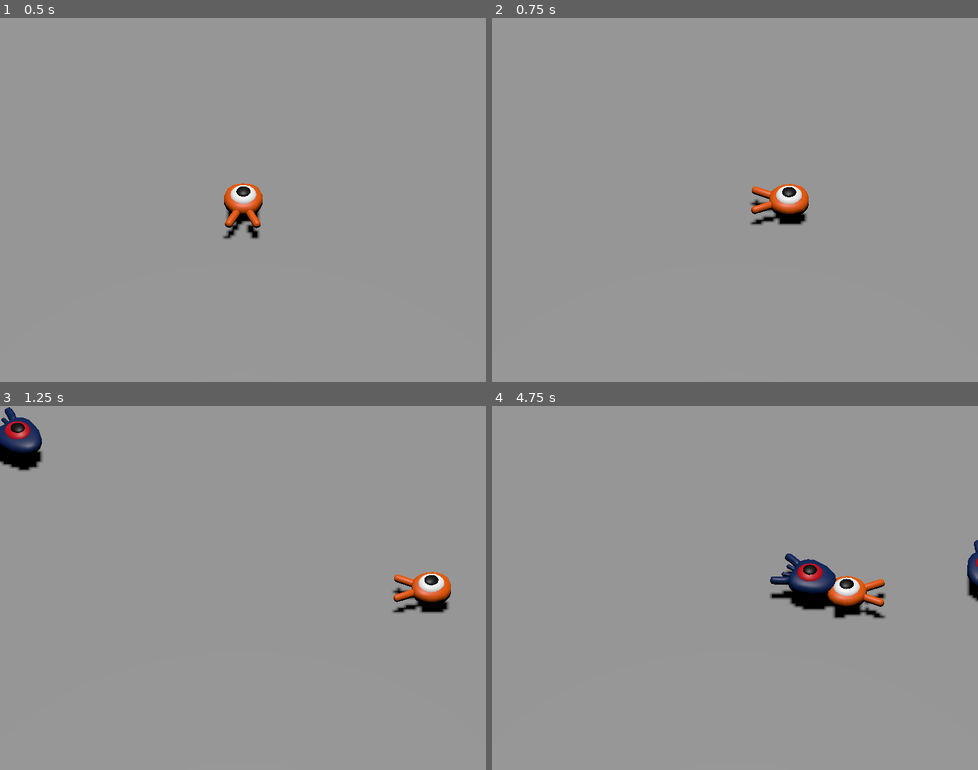
Above: before the commit, frames 1-4 (two rows, left to right).
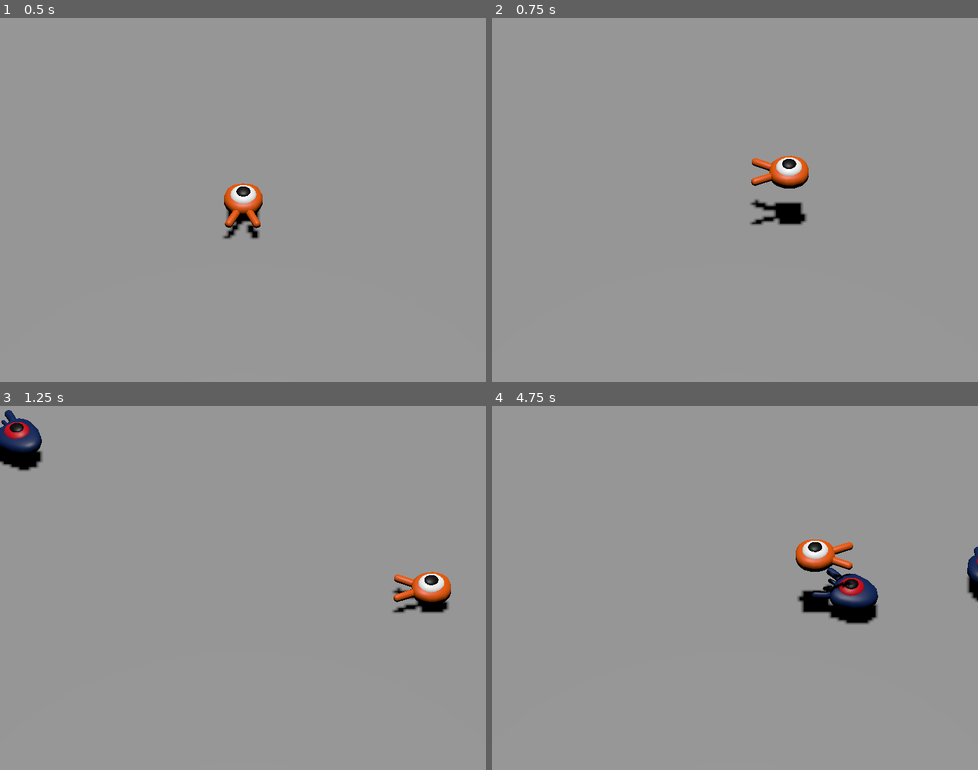
Above: after the commit, the same moments.

Repository: carlossgv/squash-creeps-3d
Game: Godot game, scene res://main.tscn
The game is run twice, just before and just after one commit, with the same random seed, the same clock (stepped at 60 frames per second) and the same inputs. Before the commit the project has no main scene; this scene is started directly in both runs.
Inputs:
- Up to frame 1 (0.5 s): no input
- Up to frame 2 (0.75 s): tap Enter at 0.5 s; hold D (move_right) from 0.53 s (still down); tap Space (jump) at 0.6 s
- Up to frame 3 (1.25 s): keep holding D (move_right); tap Space (jump) at 0.77, 1.07 s
- Up to frame 4 (4.75 s): release D (move_right) at 1.28 s; hold S (move_back) 1.28-2.03 s; tap Space (jump) at 1.35, 1.52, 1.82, 2.1, 2.85, 3.02, 3.32, 3.6, 3.77, 4.07, 4.35, 4.52 s; hold D (move_right) 2.03-2.78 s; hold W (move_forward) 2.78-3.53 s; hold A (move_left) from 3.53 s (still down)

Frame 1 is identical in both runs. In frame 2, 1.4% of the frame differs, in the area x 53-66%, y 37-54%; in frame 3, 0.1%; in frame 4, 3.0%, in the area x 57-100%, y 36-60%.

Commit message:
wip: kill player with collision

Diff:
--- a/main.tscn
+++ b/main.tscn
@@ -29,6 +29,8 @@
 
 [node name="Ground" type="StaticBody3D" parent="."]
 transform = Transform3D(1, 0, 0, 0, 1, 0, 0, 0, 1, 0, -1, 0)
+collision_layer = 4
+collision_mask = 0
 
 [node name="CollisionShape3D" type="CollisionShape3D" parent="Ground"]
 transform = Transform3D(1, 0, 0, 0, 1, 0, 0, 0, 1, 0.691467, 0, -0.456726)
--- a/mob.gd
+++ b/mob.gd
@@ -2,6 +2,8 @@
 
 @export var min_speed = 10
 @export var max_speed = 18
+
+signal squashed
 
 func _physics_process(_delta):
 	move_and_slide()
@@ -14,6 +16,9 @@
 	velocity = Vector3.FORWARD * random_speed
 	velocity = velocity.rotated(Vector3.UP, rotation.y)
 
-
 func _on_visible_on_screen_notifier_3d_screen_exited():
 	queue_free()
+
+func squash():
+	squashed.emit()
+	queue_free()
--- a/mob.tscn
+++ b/mob.tscn
@@ -6,7 +6,9 @@
 [sub_resource type="BoxShape3D" id="BoxShape3D_lxbtg"]
 size = Vector3(1.66431, 0.671265, 1.97266)
 
-[node name="Mob" type="CharacterBody3D"]
+[node name="Mob" type="CharacterBody3D" groups=["mob"]]
+collision_layer = 2
+collision_mask = 0
 script = ExtResource("1_ld15a")
 
 [node name="Pivot" type="Node3D" parent="."]
--- a/player.gd
+++ b/player.gd
@@ -2,34 +2,62 @@
 
 @export var speed = 14
 @export var fall_acceleration = 75
+@export var jump_impulse = 20
+@export var bounce_impulse = 16
+signal hit
 
 var target_velocity = Vector3.ZERO
 
 func _physics_process(delta):
-  # We create a local variable to store the input direction.
-  var direction = Vector3.ZERO
+	# We create a local variable to store the input direction.
+	var direction = Vector3.ZERO
 
   # We check for each move input and update the direction accordingly.
-  if Input.is_action_pressed("move_right"):
-    direction.x += 1
-  if Input.is_action_pressed("move_left"):
-    direction.x -= 1
-  if Input.is_action_pressed("move_back"):
+	if Input.is_action_pressed("move_right"):
+		direction.x += 1
+	if Input.is_action_pressed("move_left"):
+		direction.x -= 1
+	if Input.is_action_pressed("move_back"):
   	# Notice how we are working with the vector's x and z axes.
   	# In 3D, the XZ plane is the ground plane.
-    direction.z += 1
-  if Input.is_action_pressed("move_forward"):
-    direction.z -= 1
+		direction.z += 1
+	if Input.is_action_pressed("move_forward"):
+		direction.z -= 1
 
-  if direction != Vector3.ZERO:
-    direction = direction.normalized()
-    $Pivot.basis = Basis.looking_at(direction)
+	if direction != Vector3.ZERO:
+		direction = direction.normalized()
+		$Pivot.basis = Basis.looking_at(direction)
+		target_velocity.x = direction.x * speed
+		target_velocity.z = direction.z * speed
 
-    target_velocity.x = direction.x * speed
-    target_velocity.z = direction.z * speed
+	if not is_on_floor():
+		target_velocity.y -= fall_acceleration * delta
 
-  if not is_on_floor():
-    target_velocity.y -= fall_acceleration * delta
+	if is_on_floor() and Input.is_action_just_pressed("jump"):
+		target_velocity.y = jump_impulse
 
-  velocity = target_velocity
-  move_and_slide()
+	for index in range(get_slide_collision_count()):
+		var collision = get_slide_collision(index)
+
+		if collision.get_collider() == null:
+			continue
+
+		if collision.get_collider().is_in_group("mob"):
+			var mob = collision.get_collider()
+
+			if Vector3.UP.dot(collision.get_normal()) > 0.55:
+				mob.squash()
+				target_velocity.y = bounce_impulse
+
+				break
+
+	velocity = target_velocity
+	move_and_slide()
+
+func die():
+	hit.emit()
+	queue_free()
+
+func _on_mob_detector_body_entered():
+	print("mob detected ---------------------")
+	die()
--- a/player.tscn
+++ b/player.tscn
@@ -6,7 +6,11 @@
 [sub_resource type="SphereShape3D" id="SphereShape3D_b43ei"]
 radius = 1.04
 
+[sub_resource type="BoxShape3D" id="BoxShape3D_chssv"]
+size = Vector3(4.22241, 2.55579, 3.48584)
+
 [node name="Player" type="CharacterBody3D"]
+collision_mask = 6
 script = ExtResource("1_x6i2v")
 
 [node name="Pivot" type="Node3D" parent="."]
@@ -16,3 +20,12 @@
 [node name="CollisionShape3D" type="CollisionShape3D" parent="."]
 transform = Transform3D(1, 0, 0, 0, 1, 0, 0, 0, 1, 0, 1.04, 0)
 shape = SubResource("SphereShape3D_b43ei")
+
+[node name="MobDetector" type="Area3D" parent="."]
+monitorable = false
+
+[node name="CollisionShape3D" type="CollisionShape3D" parent="MobDetector"]
+transform = Transform3D(1, 0, 0, 0, 1, 0, 0, 0, 1, -0.303589, 0.777893, -0.0158691)
+shape = SubResource("BoxShape3D_chssv")
+
+[connection signal="body_entered" from="MobDetector" to="." method="_on_mob_detector_body_entered"]
--- a/project.godot
+++ b/project.godot
@@ -11,6 +11,7 @@
 [application]
 
 config/name="Squash the Creeps (3D)"
+run/main_scene="res://main.tscn"
 config/features=PackedStringArray("4.2")
 config/icon="res://icon.png"
 
@@ -70,6 +71,12 @@
 ]
 }
 
+[layer_names]
+
+3d_physics/layer_1="player"
+3d_physics/layer_2="enemies"
+3d_physics/layer_3="world"
+
 [rendering]
 
 quality/driver/driver_name="GLES2"
Not shown: 1 places in player.tscn that only renumber resources
